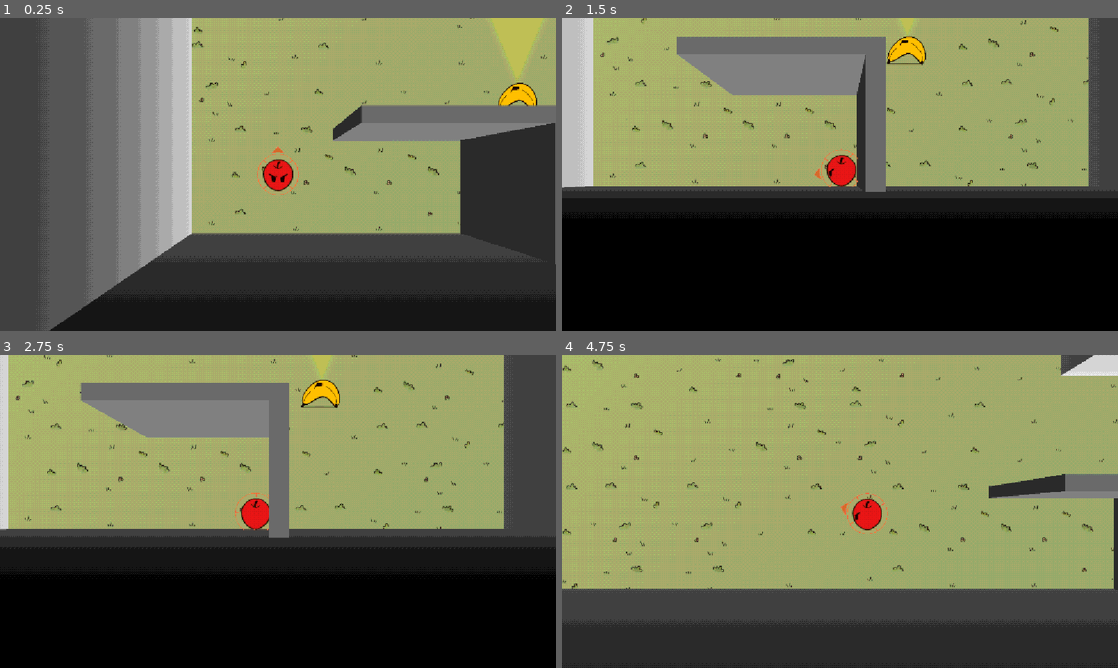
Above: before the commit, frames 1-4 (two rows, left to right).
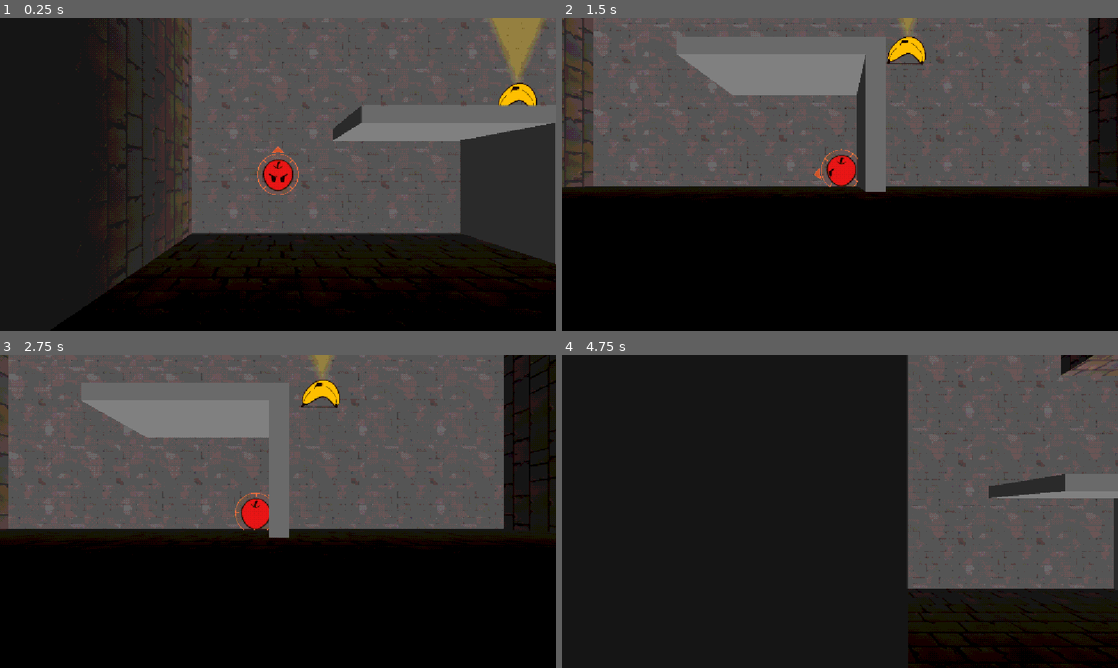
Above: after the commit, the same moments.

Repository: CasualShrub/arrow-head
Game: Godot game, scene res://scenes/levels/level_3.tscn
Two runs of this game, one before a commit and one after it. Both use one fixed random seed, a clock stepped at 60 frames per second and the inputs below. This scene is started directly instead of the project's main scene. Sound files missing from this copy of the repository are replaced by a short silence.
Inputs (mouse positions are in pixels of both pictures, inside the frame that each line leads up to):
- Up to frame 1 (0.25 s): no input
- Up to frame 2 (1.5 s): tap Enter at 0.5 s; move the mouse to (962, 158) at 0.52 s; hold D (move_right) 0.53-1.28 s; hold Space (fire) 0.53-1.28 s; move the mouse to (728, 190) at 1.27 s; hold S (move_down) from 1.28 s (still down); tap R at 1.35 s
- Up to frame 3 (2.75 s): move the mouse to (333, 442) at 2.02 s; release S (move_down) at 2.03 s; hold D (move_right) from 2.03 s (still down); hold Space (fire) from 2.03 s (still down)
- Up to frame 4 (4.75 s): move the mouse to (812, 574) at 2.77 s; release D (move_right) at 2.78 s; release Space (fire) at 2.78 s; hold W (move_up) 2.78-3.53 s; tap R at 2.85, 4.35 s; move the mouse to (1006, 558) at 3.52 s; hold Space (fire) 3.53-4.28 s; hold A (move_left) from 3.53 s (still down); move the mouse to (673, 464) at 4.27 s

The runs differ from the first frame. In frame 1, 79% of the frame differs, in the area x 0-100%, y 0-100%; in frame 2, 49%; in frame 3, 54%; in frame 4, 89%.

Commit message:
export music tradkc in each level

Diff:
--- a/scenes/levels/level_2.tscn
+++ b/scenes/levels/level_2.tscn
@@ -18,6 +18,7 @@
 shader_parameter/fade_start = -0.04
 
 [node name="Encounter" unique_id=571267862 instance=ExtResource("1_h14sk")]
+music_track = "Lvl_2_3"
 
 [node name="Player" parent="SubViewportContainer/SubViewport/World" parent_id_path=PackedInt32Array(1589957074) index="0" unique_id=508579643]
 transform = Transform3D(1, 0, 0, 0, 1, 0, 0, 0, 1, 18.24202, 0, 25.049774)
--- a/scenes/levels/level_3.tscn
+++ b/scenes/levels/level_3.tscn
@@ -1,19 +1,24 @@
 [gd_scene format=3 uid="uid://dxfvw43ommtbh"]
 
 [ext_resource type="PackedScene" uid="uid://b6c1h2si8ob6l" path="res://scenes/levels/encounter.tscn" id="1_o8c3j"]
-[ext_resource type="Shader" uid="uid://buv2tktnh5ufo" path="res://shaders/fade.gdshader" id="2_ftfob"]
 [ext_resource type="PackedScene" uid="uid://dwun4epe1ljmt" path="res://scenes/enemies/enemy_fire.tscn" id="3_fkk1g"]
 [ext_resource type="PackedScene" uid="uid://5cy7tvfvxnyw" path="res://scenes/enemies/enemy_frost.tscn" id="4_ugcn1"]
 [ext_resource type="PackedScene" uid="uid://b7xvltf5sfgso" path="res://scenes/enemies/enemy_spray.tscn" id="5_pimnq"]
 [ext_resource type="PackedScene" uid="uid://tmhabgv3ovyb" path="res://scenes/enemies/enemy_archer.tscn" id="6_2bnyt"]
+[ext_resource type="Material" uid="uid://bspie6d5acqw8" path="res://materials/stone_floor_material.tres" id="6_ugcn1"]
+[ext_resource type="Shader" uid="uid://br4t4iofbd1o1" path="res://shaders/textured_fade.gdshader" id="7_tfade"]
+[ext_resource type="Texture2D" uid="uid://duy7x13uwce0v" path="res://assets/textures/brickwall.png" id="8_bricktex"]
 
 [sub_resource type="ShaderMaterial" id="ShaderMaterial_n6eey"]
 render_priority = 0
-shader = ExtResource("2_ftfob")
+shader = ExtResource("7_tfade")
+shader_parameter/tex = ExtResource("8_bricktex")
+shader_parameter/tex_scale = 0.5
 shader_parameter/wall_height = 0.51
 shader_parameter/fade_start = -0.04
 
 [node name="Encounter" unique_id=571267862 instance=ExtResource("1_o8c3j")]
+music_track = "Lvl_2_3"
 
 [node name="Player" parent="SubViewportContainer/SubViewport/World" parent_id_path=PackedInt32Array(1589957074) index="0" unique_id=508579643]
 transform = Transform3D(1, 0, 0, 0, 1, 0, 0, 0, 1, 4.7206564, 0, 34.657932)
@@ -45,6 +50,10 @@
 [node name="archer2" parent="SubViewportContainer/SubViewport/World/Enemies" parent_id_path=PackedInt32Array(1185931971) index="8" unique_id=2023711144 instance=ExtResource("6_2bnyt")]
 transform = Transform3D(1, 0, 0, 0, 1, 0, 0, 0, 1, 6.528467, -0.14746892, 15.242116)
 
+[node name="Floor" parent="SubViewportContainer/SubViewport/World" parent_id_path=PackedInt32Array(1589957074) index="2" unique_id=1674034061]
+material = ExtResource("6_ugcn1")
+script = null
+
 [node name="CameraPivot" parent="SubViewportContainer/SubViewport/World" parent_id_path=PackedInt32Array(1589957074) index="3" unique_id=1563753267]
 transform = Transform3D(1, 0, 0, 0, -4.371139e-08, 1, 0, -1, -4.371139e-08, 4.7206564, 3.7000048, 34.657932)
 
@@ -52,10 +61,10 @@
 transform = Transform3D(1, 0, 0, 0, 1, 0, 0, 0, 1, -5.838967, 0, 6.49942)
 
 [node name="SubViewportContainer_SubViewport_World_Walls#CSGBox3D3" type="CSGBox3D" parent="SubViewportContainer/SubViewport/World/Borders" index="0" unique_id=1340166294]
-transform = Transform3D(1, 0, 0, 0, 1, 0, 0, 0, 1, 27.182518, 2.477172, 2.8772335)
+transform = Transform3D(1, 0, 0, 0, 1, 0, 0, 0, 1, 27.182518, 1.8596945, 2.8772335)
 use_collision = true
 collision_layer = 4
-size = Vector3(54.994644, 5.9884644, 8.408813)
+size = Vector3(54.994644, 4.7535095, 8.408813)
 material = SubResource("ShaderMaterial_n6eey")
 
 [node name="SubViewportContainer_SubViewport_World_Walls#CSGBox3D4" type="CSGBox3D" parent="SubViewportContainer/SubViewport/World/Borders" index="1" unique_id=15576162]
@@ -66,14 +75,14 @@
 material = SubResource("ShaderMaterial_n6eey")
 
 [node name="SubViewportContainer_SubViewport_World_Walls#CSGBox3D5" type="CSGBox3D" parent="SubViewportContainer/SubViewport/World/Borders" index="2" unique_id=1040144830]
-transform = Transform3D(1, 0, 0, 0, 1, 0, 0, 0, 1, 4.0424995, 2.4825506, 21.540459)
+transform = Transform3D(1, 0, 0, 0, 1, 0, 0, 0, 1, 4.0424995, 1.1984468, 21.540459)
 use_collision = true
 collision_layer = 4
 size = Vector3(8.714607, 5.999222, 33.00226)
 material = SubResource("ShaderMaterial_n6eey")
 
 [node name="SubViewportContainer_SubViewport_World_Walls#CSGBox3D6" type="CSGBox3D" parent="SubViewportContainer/SubViewport/World/Borders" index="3" unique_id=1025524227]
-transform = Transform3D(1, 0, 0, 0, 1, 0, 0, 0, 1, 32.662693, 2.494811, 21.540459)
+transform = Transform3D(1, 0, 0, 0, 1, 0, 0, 0, 1, 32.662693, 0.8985708, 21.540459)
 use_collision = true
 collision_layer = 4
 size = Vector3(8.714607, 6.0237427, 33.00226)
--- a/scenes/levels/level_4.tscn
+++ b/scenes/levels/level_4.tscn
@@ -12,6 +12,7 @@
 shader_parameter/fade_start = -0.04
 
 [node name="Encounter" unique_id=571267862 instance=ExtResource("1_vmkp1")]
+music_track = "Lvl_4_5"
 
 [node name="Player" parent="SubViewportContainer/SubViewport/World" parent_id_path=PackedInt32Array(1589957074) index="0" unique_id=508579643]
 transform = Transform3D(1, 0, 0, 0, 1, 0, 0, 0, 1, 32.7256, 0, 6.8834505)
--- a/scenes/levels/level_5.tscn
+++ b/scenes/levels/level_5.tscn
@@ -12,6 +12,7 @@
 shader_parameter/fade_start = -0.04
 
 [node name="Encounter" unique_id=571267862 instance=ExtResource("1_r1vs7")]
+music_track = "Lvl_4_5"
 
 [node name="Player" parent="SubViewportContainer/SubViewport/World" parent_id_path=PackedInt32Array(1589957074) index="0" unique_id=508579643]
 transform = Transform3D(1, 0, 0, 0, 1, 0, 0, 0, 1, 25.441023, 0, 35.128433)
--- a/scenes/levels/level_boss.tscn
+++ b/scenes/levels/level_boss.tscn
@@ -1,16 +1,18 @@
 [gd_scene format=3 uid="uid://cqjltbuc12tmr"]
 
 [ext_resource type="PackedScene" uid="uid://b6c1h2si8ob6l" path="res://scenes/levels/encounter.tscn" id="1_3qrbd"]
-[ext_resource type="Shader" uid="uid://buv2tktnh5ufo" path="res://shaders/fade.gdshader" id="2_ix073"]
 [ext_resource type="PackedScene" uid="uid://w8u4ypwm2oym" path="res://scenes/enemies/enemy_boss.tscn" id="2_xiw6i"]
+[ext_resource type="Shader" uid="uid://br4t4iofbd1o1" path="res://shaders/textured_fade.gdshader" id="3_ix073"]
 
 [sub_resource type="ShaderMaterial" id="ShaderMaterial_xiw6i"]
 render_priority = 0
-shader = ExtResource("2_ix073")
+shader = ExtResource("3_ix073")
+shader_parameter/tex_scale = 0.5
 shader_parameter/wall_height = 0.51
 shader_parameter/fade_start = -0.04
 
 [node name="Encounter" unique_id=571267862 instance=ExtResource("1_3qrbd")]
+music_track = "Lvl_6_7"
 
 [node name="Player" parent="SubViewportContainer/SubViewport/World" parent_id_path=PackedInt32Array(1589957074) index="0" unique_id=508579643]
 transform = Transform3D(1, 0, 0, 0, 1, 0, 0, 0, 1, 26.14655, 0, 34.66523)
--- a/scripts/encounter.gd
+++ b/scripts/encounter.gd
@@ -2,6 +2,7 @@
 
 @export var player: Player
 @export var is_boss_level := false
+@export var music_track := "Lvl_1"
 
 var _ongoing := false
 var _won: bool
@@ -58,5 +59,5 @@
 
 func _ready() -> void:
 	if not player: player = %Player
-	SoundManager.play_music("Lvl_1")   # switch from title music to level music
+	SoundManager.play_music(music_track)   # switch from title music to this level's track
 	start()
